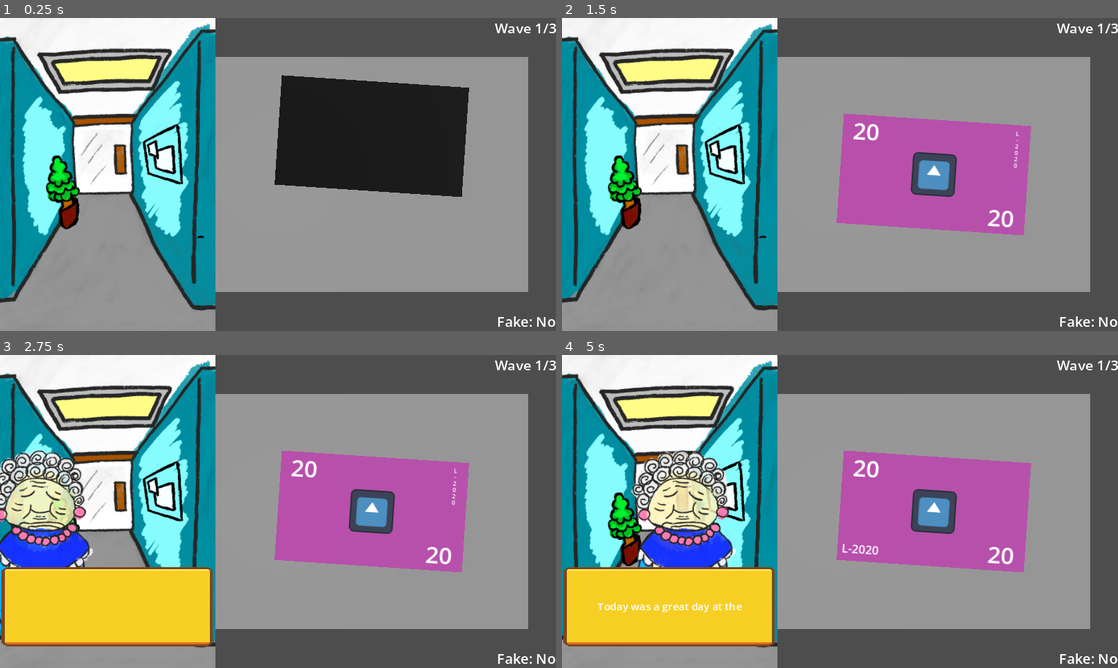
Above: before the commit, frames 1-4 (two rows, left to right).
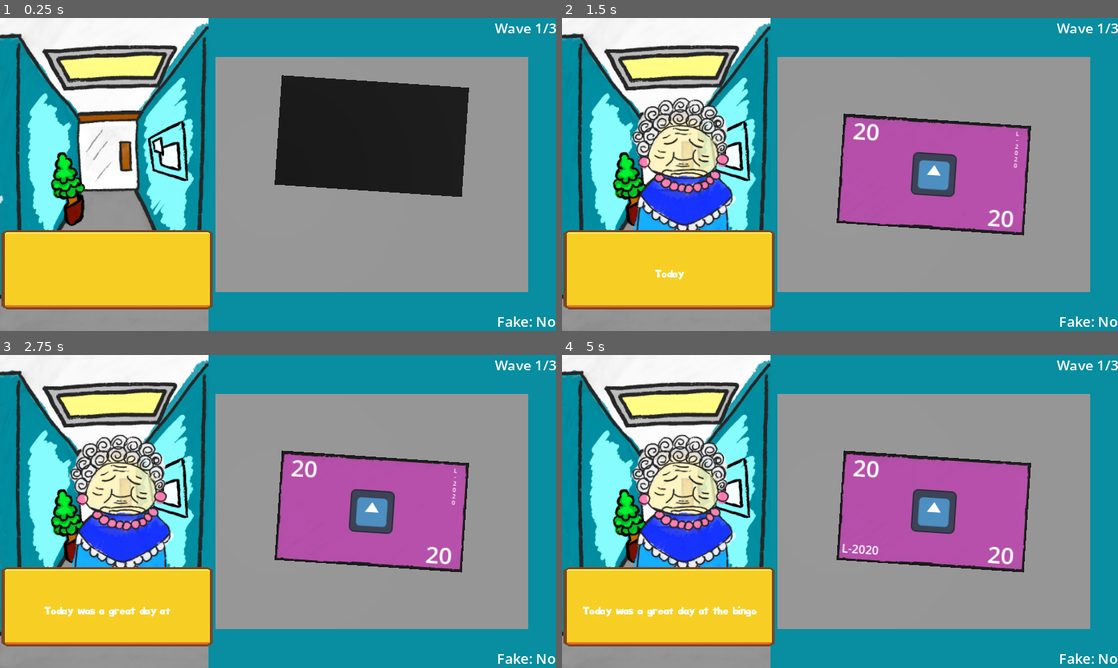
Above: after the commit, the same moments.

Repository: KaitoGameDev/brackeys-gj-2026-2
Game: Godot game, scene res://source/main.tscn
Same seed, same stepped clock (60 frames per second), same inputs: the game is played once before the commit and once after it. The engine's default icon, where the game draws it, is replaced by a stand-in: a white triangle on a blue panel in a dark square.
Inputs (mouse positions are in pixels of both pictures, inside the frame that each line leads up to):
- Up to frame 1 (0.25 s): no input
- Up to frame 2 (1.5 s): move the mouse to (962, 158) at 0.52 s; click (962, 158) at 0.67 s; move the mouse to (728, 190) at 1.27 s; click (728, 190) at 1.42 s
- Up to frame 3 (2.75 s): move the mouse to (333, 442) at 2.02 s; click (333, 442) at 2.17 s
- Up to frame 4 (5 s): move the mouse to (812, 574) at 2.77 s; click (812, 574) at 2.92 s; move the mouse to (1006, 558) at 3.52 s; click (1006, 558) at 3.67 s; move the mouse to (673, 464) at 4.27 s; click (673, 464) at 4.42 s

The runs differ from the first frame. In frame 1, 39% of the frame differs, in the area x 0-100%, y 0-100%; in frame 2, 44%; in frame 3, 37%; in frame 4, 34%.

Commit message:
add bg bill texture, add font

Diff:
--- a/source/clients/client.gd
+++ b/source/clients/client.gd
@@ -1,7 +1,9 @@
-class_name Client extends Sprite3D
+class_name Client extends Node3D
 
 @export var client_resource: ClientResource
 
+@onready var animation: AnimationPlayer = $AnimationPlayer
+@onready var sprite: Sprite3D = $Client
 @onready var dialog: Dialog = $Dialog
 
 signal finished_transition
@@ -13,14 +15,15 @@
 
 func move_to(target_position: Vector3, is_end_position: bool = false) -> void:
 	stage += 1
+	#animation.play("moving")
 	var tween: Tween = create_tween()
 	tween.set_parallel(true)
 	tween.tween_property(self, "global_position:x", target_position.x, 1.2)
-	tween.tween_property(self, "position:z", position.z + 0.1, 0.1)
 	tween.finished.connect(
 		func():
 			if is_end_position:
 				finished_transition.emit()
+			animation.stop()
 			_handle_stage()
 	)
 
@@ -34,4 +37,4 @@
 
 func _ready() -> void:
 	if client_resource:
-		texture = client_resource.texture
+		sprite.texture = client_resource.texture
--- a/source/clients/client.tscn
+++ b/source/clients/client.tscn
@@ -4,12 +4,16 @@
 [ext_resource type="Script" uid="uid://beikrpvkhepc1" path="res://source/clients/client.gd" id="2_50b80"]
 [ext_resource type="PackedScene" uid="uid://dp5xlgruqvtqk" path="res://source/dialog_system/dialog.tscn" id="3_eiho7"]
 
-[node name="Client" type="Sprite3D" unique_id=1809174983]
-transform = Transform3D(0.1, 0, 0, 0, 0.1, 0, 0, 0, 0.1, 0, 0, 0)
-billboard = 1
-texture = ExtResource("1_iy4jk")
+[node name="Client" type="Node3D" unique_id=1997058928]
 script = ExtResource("2_50b80")
 
 [node name="Dialog" parent="." unique_id=772810524 instance=ExtResource("3_eiho7")]
 anchor_top = 0.67777777
 anchor_bottom = 0.9305556
+
+[node name="Client" type="Sprite3D" parent="." unique_id=1809174983]
+transform = Transform3D(0.1, 0, 0, 0, 0.1, 0, 0, 0, 0.1, 0, 0, 0)
+billboard = 1
+texture = ExtResource("1_iy4jk")
+
+[node name="AnimationPlayer" type="AnimationPlayer" parent="." unique_id=2079520747]
--- a/source/clients/client_spawner.gd
+++ b/source/clients/client_spawner.gd
@@ -11,9 +11,10 @@
 var count: int = 0
 
 func _ready() -> void:
-	get_tree().create_timer(2.0).timeout.connect(spawn_client)
-	get_tree().create_timer(8.0).timeout.connect(spawn_client)
-	get_tree().create_timer(16.0).timeout.connect(spawn_client)
+	spawn_client.call_deferred()
+#	get_tree().create_timer(2.0).timeout.connect(spawn_client)
+#	get_tree().create_timer(8.0).timeout.connect(spawn_client)
+#	get_tree().create_timer(16.0).timeout.connect(spawn_client)
 
 func spawn_client() -> void:
 	var next_client: Client = client_scene.instantiate()
--- a/source/dialog_system/dialog.tscn
+++ b/source/dialog_system/dialog.tscn
@@ -2,6 +2,7 @@
 
 [ext_resource type="Script" uid="uid://b8y1r3ccweh1o" path="res://source/dialog_system/dialog.gd" id="1_lj16x"]
 [ext_resource type="Texture2D" uid="uid://cp3wgloakks2f" path="res://assets/UI/pop up window.png" id="1_ydr1h"]
+[ext_resource type="FontFile" uid="uid://bq7fh1y3is7sg" path="res://assets/fonts/Big_Bottom_Typeface_Normal.ttf" id="3_tgr8j"]
 
 [node name="Dialog" type="Control" unique_id=772810524]
 layout_mode = 3
@@ -30,13 +31,17 @@
 [node name="Text" type="Label" parent="." unique_id=564640493]
 custom_maximum_size = Vector2(200, 100)
 layout_mode = 1
-anchors_preset = 15
-anchor_right = 1.0
-anchor_bottom = 1.0
+anchors_preset = -1
+anchor_left = 0.088477366
+anchor_top = 0.12087912
+anchor_right = 0.9115226
+anchor_bottom = 0.8901099
 grow_horizontal = 2
 grow_vertical = 2
-theme_override_font_sizes/font_size = 12
+theme_override_fonts/font = ExtResource("3_tgr8j")
+theme_override_font_sizes/font_size = 8
 horizontal_alignment = 1
 vertical_alignment = 1
 autowrap_mode = 3
 max_lines_visible = 4
+metadata/_edit_use_anchors_ = true
--- a/source/main.tscn
+++ b/source/main.tscn
@@ -13,13 +13,11 @@
 [sub_resource type="Resource" id="WaveConfig_1"]
 script = ExtResource("8_wcfg")
 fake_chance = 0.2
-fake_alter_count = 1
 
 [sub_resource type="Resource" id="WaveConfig_2"]
 script = ExtResource("8_wcfg")
 money_count = 5
 fake_chance = 0.5
-fake_alter_count = 1
 
 [sub_resource type="Resource" id="WaveConfig_3"]
 script = ExtResource("8_wcfg")
@@ -28,6 +26,15 @@
 fake_alter_count = 2
 
 [sub_resource type="BoxMesh" id="BoxMesh_8heyh"]
+
+[sub_resource type="Gradient" id="Gradient_2uit2"]
+colors = PackedColorArray(1, 1, 1, 1, 0.050980393, 0.5529412, 0.6313726, 1)
+
+[sub_resource type="GradientTexture2D" id="GradientTexture2D_2uit2"]
+gradient = SubResource("Gradient_2uit2")
+fill = 2
+fill_from = Vector2(0, 0.0064102565)
+fill_to = Vector2(0, 0.012820513)
 
 [node name="Main" type="Node" unique_id=788541686]
 
@@ -140,9 +147,15 @@
 transform = Transform3D(1, 0, 0, 0, 1, 0, 0, 0, 1, -1.6144667, -0.58776855, 0)
 
 [node name="ClientSpawner" parent="DeskContainer" unique_id=142628562 instance=ExtResource("2_62cc7")]
+transform = Transform3D(1, 0, 0, 0, 1, 0, 0, 0, 1, 0, -0.9133301, 0)
 client_resources = Array[ExtResource("3_s8x7u")]([ExtResource("4_4naa1"), ExtResource("5_1elff"), ExtResource("6_2uit2")])
 
 [node name="BankBg" type="Sprite3D" parent="DeskContainer" unique_id=1125830694]
-transform = Transform3D(0.19, 0, 0, 0, 0.19, 0, 0, 0, 0.19, -0.09362602, -10, 0)
+transform = Transform3D(0.19, 0, 0, 0, 0.19, 0, 0, 0, 0.19, -0.060441017, -3, -0.021023095)
 billboard = 1
 texture = ExtResource("7_4naa1")
+
+[node name="DesktopBg" type="Sprite3D" parent="DeskContainer" unique_id=152060971]
+transform = Transform3D(4.477812, 0, 4.3711385e-08, 1.9573137e-07, 6.572907e-15, -0.9999999, 0, 3.440078, 1.9106853e-15, 2.0037303, 0.03656006, 0)
+alpha_cut = 3
+texture = SubResource("GradientTexture2D_2uit2")
--- a/source/money/back_content.tscn
+++ b/source/money/back_content.tscn
@@ -1,6 +1,7 @@
 [gd_scene format=3 uid="uid://dxeqqyfbyghfa"]
 
 [ext_resource type="Script" uid="uid://bv5gc2wn4g14u" path="res://source/money/money_content.gd" id="1_w43ht"]
+[ext_resource type="Texture2D" uid="uid://ch2pedbiseir7" path="res://assets/bill_bg.png" id="2_8jktw"]
 
 [node name="BackContent" type="Control" unique_id=1918357279]
 layout_mode = 3
@@ -12,14 +13,14 @@
 serial_number_orientation = 1
 metadata/_edit_use_anchors_ = true
 
-[node name="BgColor" type="ColorRect" parent="." unique_id=1623927592]
+[node name="BgColor" type="NinePatchRect" parent="." unique_id=383182068]
 layout_mode = 1
 anchors_preset = 15
 anchor_right = 1.0
 anchor_bottom = 1.0
 grow_horizontal = 2
 grow_vertical = 2
-color = Color(0.99999994, 0.3636082, 0.8473227, 1)
+texture = ExtResource("2_8jktw")
 
 [node name="TopLeftValue" type="Label" parent="." unique_id=1186786822]
 layout_mode = 1
--- a/source/money/front_content.tscn
+++ b/source/money/front_content.tscn
@@ -1,6 +1,7 @@
 [gd_scene format=3 uid="uid://dydtyn1wmm7x8"]
 
 [ext_resource type="Script" uid="uid://bv5gc2wn4g14u" path="res://source/money/money_content.gd" id="1_s6klt"]
+[ext_resource type="Texture2D" uid="uid://ch2pedbiseir7" path="res://assets/bill_bg.png" id="2_wdipl"]
 
 [node name="FrontContent" type="Control" unique_id=1918357279]
 layout_mode = 3
@@ -11,14 +12,14 @@
 script = ExtResource("1_s6klt")
 metadata/_edit_use_anchors_ = true
 
-[node name="BgColor" type="ColorRect" parent="." unique_id=1623927592]
+[node name="BgColor" type="NinePatchRect" parent="." unique_id=579738913]
 layout_mode = 1
 anchors_preset = 15
 anchor_right = 1.0
 anchor_bottom = 1.0
 grow_horizontal = 2
 grow_vertical = 2
-color = Color(0.99999994, 0.3636082, 0.8473227, 1)
+texture = ExtResource("2_wdipl")
 
 [node name="TopLeftValue" type="Label" parent="." unique_id=1186786822]
 layout_mode = 1
--- a/source/money/money.gd
+++ b/source/money/money.gd
@@ -14,11 +14,11 @@
 		front_content.top_left_value_label.text = str(money_resource.front_value)
 		front_content.bottom_right_value_label.text = str(money_resource.front_value)
 		front_content.add_serial(money_resource.front_serial)
-		front_content.bg_color.color = money_resource.front_color
+		front_content.bg_color.self_modulate = money_resource.front_color
 		front_content.stamp.texture = money_resource.front_stamp
 
 		back_content.top_left_value_label.text = str(money_resource.back_value)
 		back_content.bottom_right_value_label.text = str(money_resource.back_value)
-		back_content.bg_color.color = money_resource.back_color
+		back_content.bg_color.self_modulate = money_resource.back_color
 		back_content.add_serial(money_resource.back_serial)
 		back_content.stamp.texture = money_resource.back_stamp
--- a/source/money/money_content.gd
+++ b/source/money/money_content.gd
@@ -2,7 +2,7 @@
 
 @export var serial_number_orientation: Orientation = Orientation.HORIZONTAL
 
-@onready var bg_color: ColorRect = $BgColor
+@onready var bg_color: NinePatchRect = $BgColor
 @onready var top_left_value_label: Label = $TopLeftValue
 @onready var bottom_right_value_label: Label = $BottomRightValue
 @onready var serial_number: Label = $Serial
--- a/source/money_swipe/money_swipe_controller.gd
+++ b/source/money_swipe/money_swipe_controller.gd
@@ -336,5 +336,6 @@
 		return
 	var money := current_money as Money
 	current_money = null
+	print("kaito")
 	EventBus.send_event(MoneyDestroyedEvent.create(money, money.money_resource))
 	money.queue_free()
Binary file added: assets/bill_bg.png
Not shown, added: assets/bill_bg.png.import
Binary file added: assets/fonts/Big_Bottom_Typeface_Normal.ttf
Not shown, added: assets/fonts/Big_Bottom_Typeface_Normal.ttf.import
